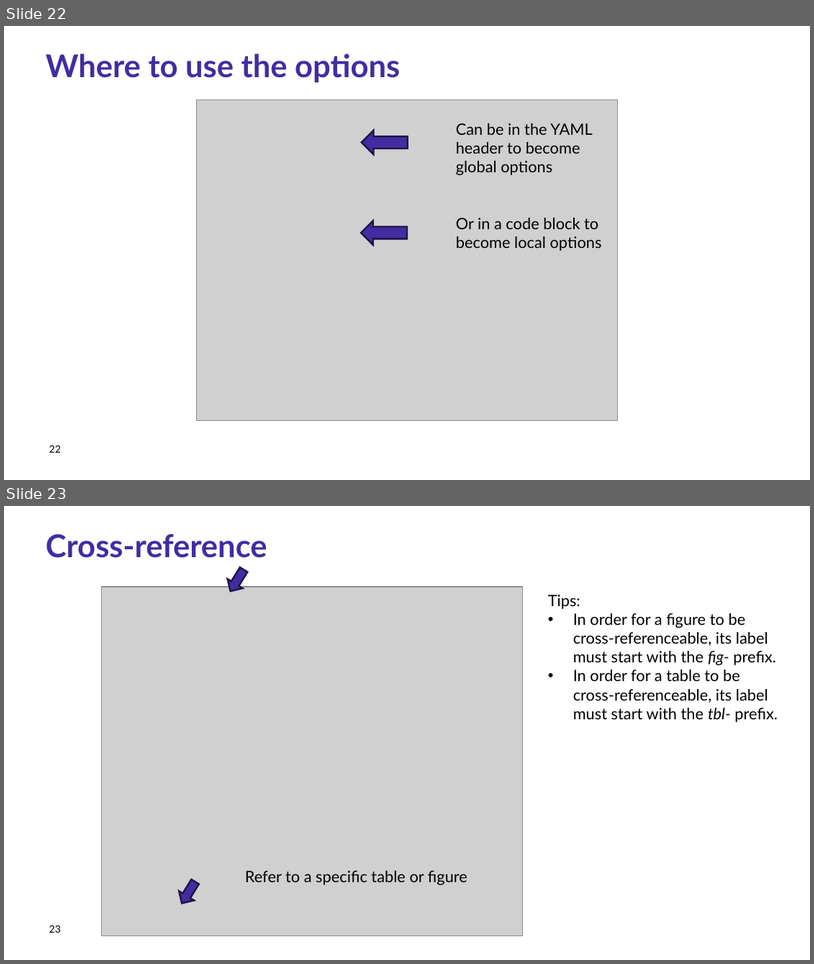
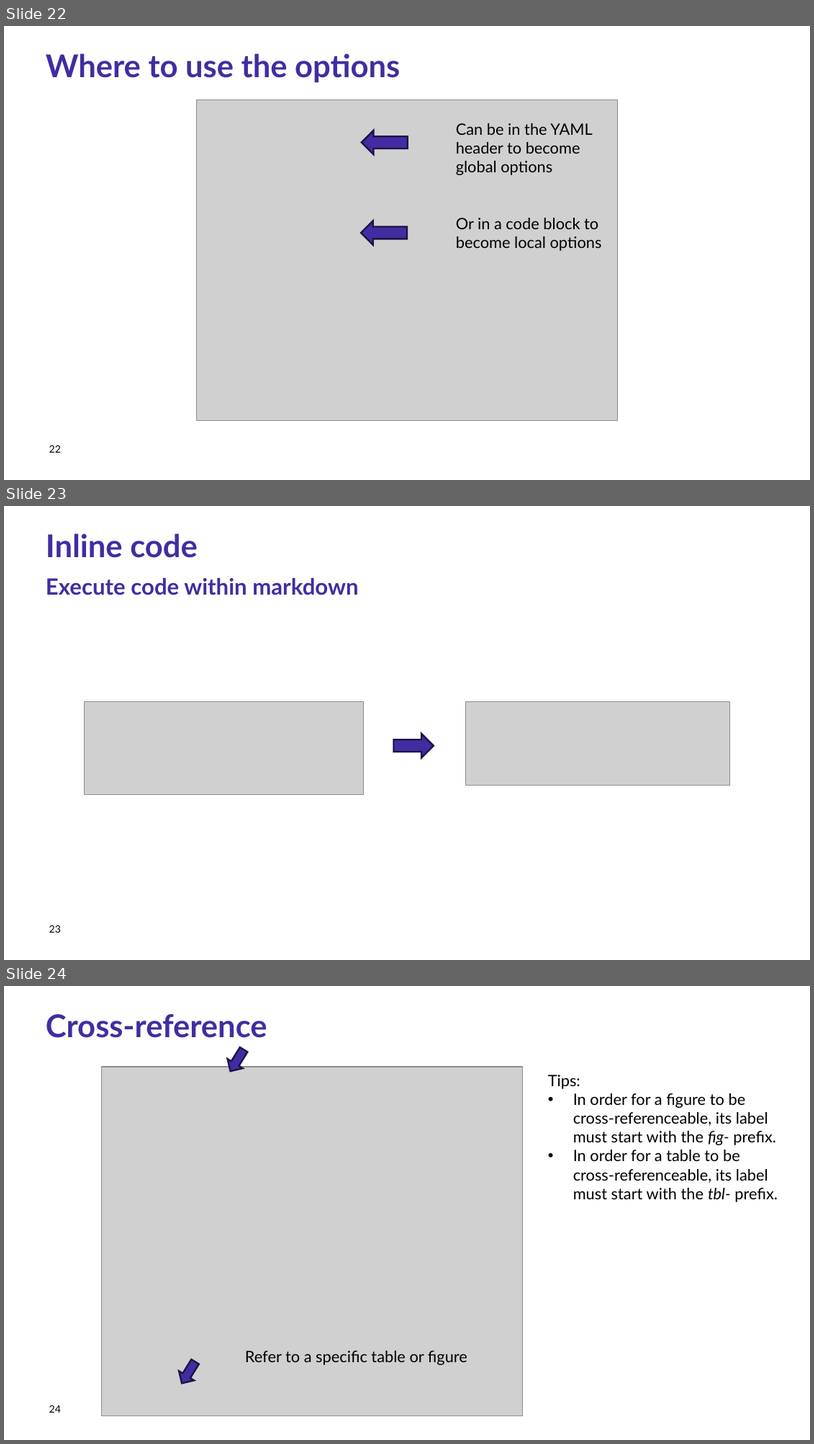
Before and after one commit to Research-IT-Swiss-TPH/quarto-workshop-2026, a slide deck: slides/lecture.pptx. Shown one above the other, each under a label of ours: slides 22 and 23 before the commit, slides 22, 23 and 24 after it. The pictures are 814x964 and 814x1444 pixels, drawn with LibreOffice and Linux fonts; fonts in the diff are those of the drawing; grey boxes stand for pictures; background and template pictures are left out. Boxes give left, top, right and bottom in pixels: in the first picture for what was removed or moved away, otherwise in the second. Text is boxed around its words. In the diff, an @@ line names an element or a change of style, - is before the commit and + after.

```diff
--- a/slides/lecture.pptx
+++ b/slides/lecture.pptx
@@ slide 23 added at [4,506,810,960], background #FFFFFF @@
@@ title added at [46,533,198,558], 28 pt, text #432CA1, bold @@
+Inline code
@@ text added at [46,578,358,595], 20 pt, text #432CA1, bold @@
+Execute code within markdown
@@ picture added at [84,702,364,795] @@
@@ picture added at [466,702,730,785] @@
@@ right arrow added at [394,734,434,757], fill #432CA1, outline #1D1347 1.5 pt @@
@@ page number added at [49,925,61,932], 9 pt, text #000000 @@
+23
@@ what was slide 23 is now slide 24 @@
@@ page number at [49,1405,61,1412]: text changed @@
-23
+24
```
Also in this commit, not shown: 6 slides changed, 1 other slide added.
